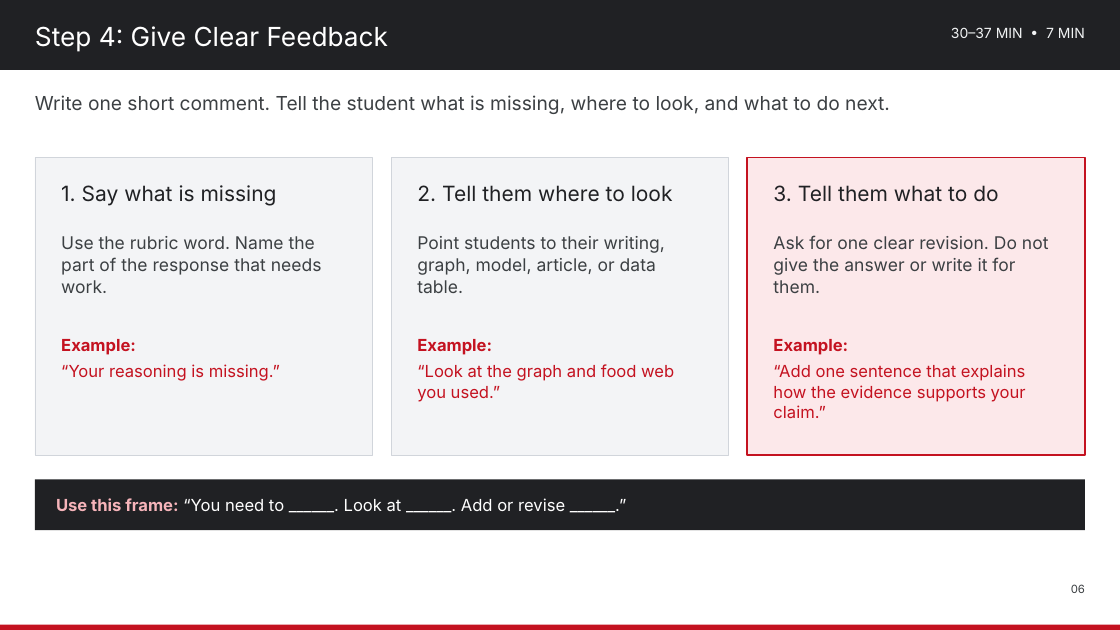
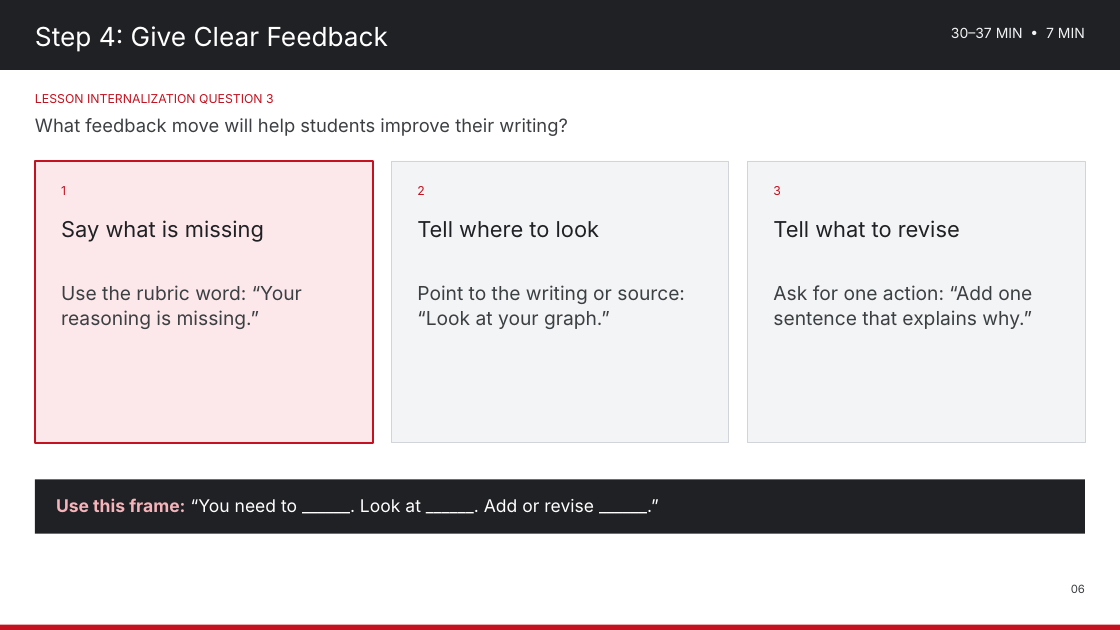
Before and after one commit to nbhs-science/nbhs-science, a slide deck: slide 6 of assets/plc/2026-10-30_Lesson_Internalization_Use_Student_Work_to_Adjust_Next_Learning_Experience.pptx. Drawn at 1120x630 pixels with LibreOffice and Linux fonts; fonts in the diff are those of the drawing. Boxes give left, top, right and bottom in pixels: in the first picture for what was removed or moved away, otherwise in the second. Text is boxed around its words. In the diff, an @@ line names an element or a change of style, - is before the commit and + after.

Commit message:
Clarify Friday PLC materials
Keep the approved five-step slide unchanged and simplify the remaining slides with Lesson Internalization Protocol question alignment.

```diff
--- a/assets/plc/2026-10-30_Lesson_Internalization_Use_Student_Work_to_Adjust_Next_Learning_Experience.pptx
+++ b/assets/plc/2026-10-30_Lesson_Internalization_Use_Student_Work_to_Adjust_Next_Learning_Experience.pptx
@@ text removed at bbox=[35, 95, 890, 114] @@
-Write one short comment. Tell the student what is missing, where to look, and what to do next.
@@ text added at bbox=[35, 94, 274, 104], 14 pt, text #C41220 @@
+LESSON INTERNALIZATION QUESTION 3
@@ text added at bbox=[35, 118, 568, 136], 21 pt, text #3C4043 @@
+What feedback move will help students improve their writing?
@@ rectangle: place and size @@
-rectangle at bbox=[35, 157, 373, 455]
+rectangle at bbox=[35, 161, 373, 443]
@@ rectangle at bbox=[35, 161, 373, 443]: fill #F3F4F6 to #FCE8EA; outline #D1D5DB 1 pt to #C41220 2 pt @@
@@ rectangle: place and size @@
-rectangle at bbox=[391, 157, 729, 455]
+rectangle at bbox=[391, 161, 729, 443]
@@ rectangle: place and size @@
-rectangle at bbox=[747, 157, 1085, 455]
+rectangle at bbox=[747, 161, 1085, 443]
@@ rectangle at bbox=[747, 161, 1085, 443]: fill #FCE8EA to #F3F4F6; outline #C41220 2 pt to #D1D5DB 1 pt @@
@@ text added at bbox=[61, 186, 66, 195], 14 pt, text #C41220 @@
+1
@@ text added at bbox=[417, 186, 424, 195], 14 pt, text #C41220 @@
+2
@@ text added at bbox=[773, 186, 781, 195], 14 pt, text #C41220 @@
+3
@@ text at bbox=[61, 220, 264, 242]: text changed; size 24 to 25 pt @@
-1. Say what is missing
+Say what is missing
@@ text removed at bbox=[61, 236, 322, 293] @@
-Use the rubric word. Name the part of the response that needs work.
@@ text at bbox=[417, 221, 599, 238]: text changed; size 24 to 25 pt @@
-2. Tell them where to look
+Tell where to look
@@ text at bbox=[773, 220, 960, 238]: text changed; size 24 to 25 pt @@
-3. Tell them what to do
+Tell what to revise
@@ text removed at bbox=[773, 235, 1049, 293] @@
-Ask for one clear revision. Do not give the answer or write it for them.
@@ text at bbox=[61, 285, 302, 329]: text changed; size 19 to 22 pt; text colour #C41220 to #3C4043 @@
-Example:
-“Your reasoning is missing.”
+Use the rubric word: “Your reasoning is missing.”
@@ text at bbox=[417, 285, 685, 329]: text changed; size 20 to 22 pt @@
-Point students to their writing, graph, model, article, or data table.
+Point to the writing or source: “Look at your graph.”
@@ text at bbox=[773, 285, 1032, 329]: text changed; size 19 to 22 pt; text colour #C41220 to #3C4043 @@
-Example:
-“Add one sentence that explains how the evidence supports your claim.”
+Ask for one action: “Add one sentence that explains why.”
@@ text removed at bbox=[417, 339, 674, 402] @@
-Example:
-“Look at the graph and food web you used.”
@@ rectangle: place and size @@
-rectangle at bbox=[35, 479, 1085, 530]
+rectangle at bbox=[35, 479, 1085, 534]
@@ text "Use this frame: “You need ..." at bbox=[56, 498, 594, 513]: size 19 to 20 pt @@
```
Also in this commit, not shown: 6 other slides changed, 1 other file.
